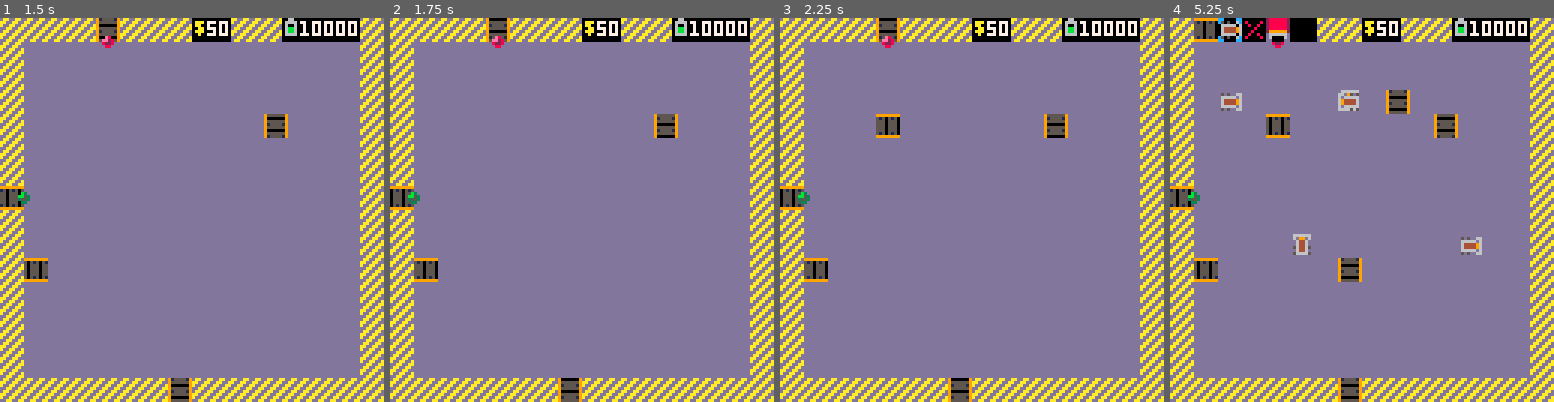
Above: before the commit, frames 1-4 (left to right).
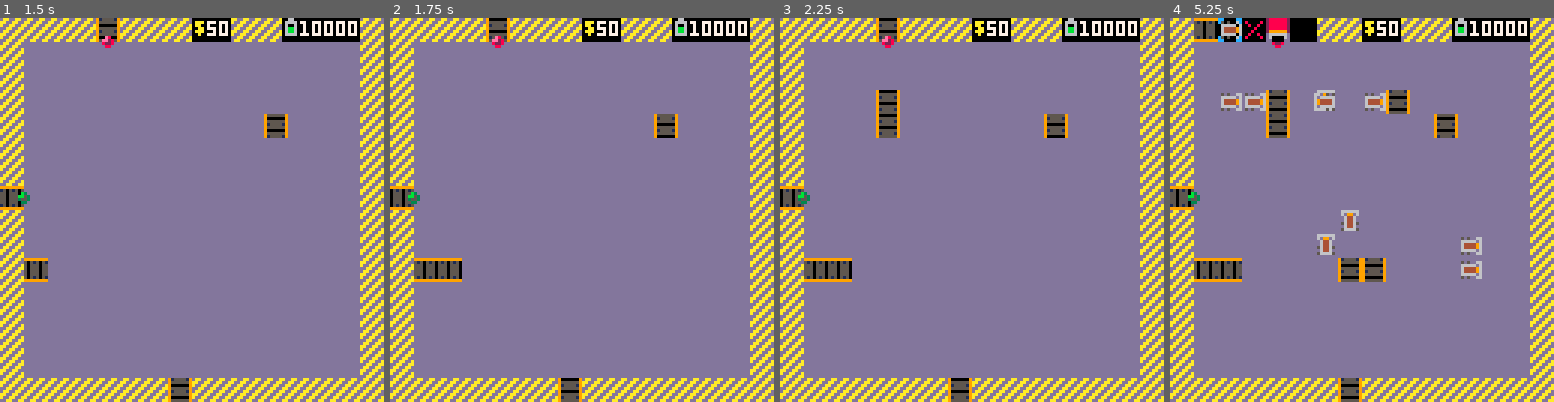
Above: after the commit, the same moments.

Repository: nornagon/the-last-gem
Game: PICO-8 cartridge pwr.p8
Same seed, same stepped clock (60 frames per second), same inputs: the game is played once before the commit and once after it.
Inputs (mouse positions are in pixels of both pictures, inside the frame that each line leads up to):
- Up to frame 1 (1.5 s): tap X (X key) at 0.33, 1.07 s; click (280, 121) at 0.67 s; tap O (Z key) at 0.7 s; click (46, 267) at 1.22 s
- Up to frame 2 (1.75 s): hold Right from 1.6 s (still down); tap O (Z key) at 1.7 s
- Up to frame 3 (2.25 s): click (887, 114) at 1.77 s; tap X (X key) at 1.85 s; release Right at 2.1 s; tap O (Z key) at 2.1 s; hold Up from 2.15 s (still down)
- Up to frame 4 (5.25 s): click (1342, 259) at 2.32 s; release Up at 2.42 s; hold Right 2.47-3.03 s; tap O (Z key) every 0.4 s from 2.5 to 4.9 s; click (1404, 106) at 2.87 s; tap X (X key) at 2.97, 4.08, 5.2 s; hold Left 3.08-3.58 s; click (1465, 256) at 3.42 s; hold Down 3.63-3.97 s; click (1231, 102) at 3.97 s; hold Right 4.02-4.68 s; click (1292, 248) at 4.52 s; hold Up 4.73-5.03 s; click (1354, 94) at 5.07 s; hold Left from 5.08 s (still down)

Frame 1 is identical in both runs. In frame 2, 0.4% of the frame differs, in the area x 12-19%, y 62-69%; in frame 3, 1.0%; in frame 4, 3.2%, in the area x 12-82%, y 18-69%.

Commit message:
joypad controls

Diff:
--- a/pwr.p8
+++ b/pwr.p8
@@ -7,14 +7,16 @@
 x 2-ingredient recipes
 x 2nd source type
 x check when power=0
+x disallow placing belts in bulidings
+x mouseless operation
 - gameover
 - draw building over source/sink
 - disallow side-belt insertion (into buildings only?)
 - name
 - slow down the belts as power gets low?
-x disallow placing belts in bulidings
 - tweak recipes to require splitters after building #4
-- mouseless operation
+- fix up belts when placing
+- belt exit existing on entry side should force straight belt
 ]]
 width=16
 height=16
@@ -127,6 +129,8 @@
 
   poke(0x5f2d, 1) -- enable mouse
   mouse_rot=0
+  last_mouse_x=nil
+  last_mouse_y=nil
   tool=1
   sel_bldg=1
 
@@ -280,9 +284,45 @@
   if (mouse_x>=128) mouse_x=127
   if (mouse_y>=128) mouse_y=127
   mouse_btn = stat(34)
-  mouse_tx = flr(mouse_x/8)
-  mouse_ty = flr(mouse_y/8)
-  if mouse_btn != 0 and mouse_tx >= 1 and mouse_ty >= 1 and mouse_tx < width-1 and mouse_ty < height-1 then
+  if last_mouse_x != mouse_x or last_mouse_y != mouse_y then
+    mouse_tx = flr(mouse_x/8)
+    mouse_ty = flr(mouse_y/8)
+  end
+  last_mouse_x = mouse_x
+  last_mouse_y = mouse_y
+  if (mouse_tx<0) mouse_tx=0
+  if (mouse_tx>=width) mouse_tx=width-1
+  if (mouse_ty<0) mouse_ty=0
+  if (mouse_ty>=height) mouse_ty=height-1
+
+  if btn(5) then
+    -- menu showing
+    if btnp(0) then
+      tool -= 1
+      if (tool < 1) tool = #menu
+    end
+    if btnp(1) then
+      tool += 1
+      if (tool > #menu) tool = 1
+    end
+    if menu[tool]==37 then
+      if btnp(2) then
+        sel_bldg -= 1
+        if sel_bldg < 1 then sel_bldg = #bldg_types end
+      end
+      if btnp(3) then
+        sel_bldg += 1
+        if sel_bldg > #bldg_types then sel_bldg = 1 end
+      end
+    end
+  else
+    if (btnp(0)) mouse_tx -= 1
+    if (btnp(1)) mouse_tx += 1
+    if (btnp(2)) mouse_ty -= 1
+    if (btnp(3)) mouse_ty += 1
+  end
+
+  if (mouse_btn != 0 or btn(4)) and mouse_tx >= 1 and mouse_ty >= 1 and mouse_tx < width-1 and mouse_ty < height-1 then
     if menu[tool] == 2 then
       if can_place_belt(mouse_tx+1, mouse_ty+1) then
         place_belt(mouse_rot, mouse_tx+1, mouse_ty+1)
@@ -324,28 +364,6 @@
     elseif menu[tool] == 41 then
       if can_place_pusher(mouse_tx+1,mouse_ty+1) then
         add(pushers, {x=mouse_tx+1,y=mouse_ty+1,t=0,dir=mouse_rot,activated=false})
-      end
-    end
-  end
-
-  if btn(5) then
-    -- menu showing
-    if btnp(0) then
-      tool -= 1
-      if (tool < 1) tool = #menu
-    end
-    if btnp(1) then
-      tool += 1
-      if (tool > #menu) tool = 1
-    end
-    if menu[tool]==37 then
-      if btnp(2) then
-        sel_bldg -= 1
-        if sel_bldg < 1 then sel_bldg = #bldg_types end
-      end
-      if btnp(3) then
-        sel_bldg += 1
-        if sel_bldg > #bldg_types then sel_bldg = 1 end
       end
     end
   end
